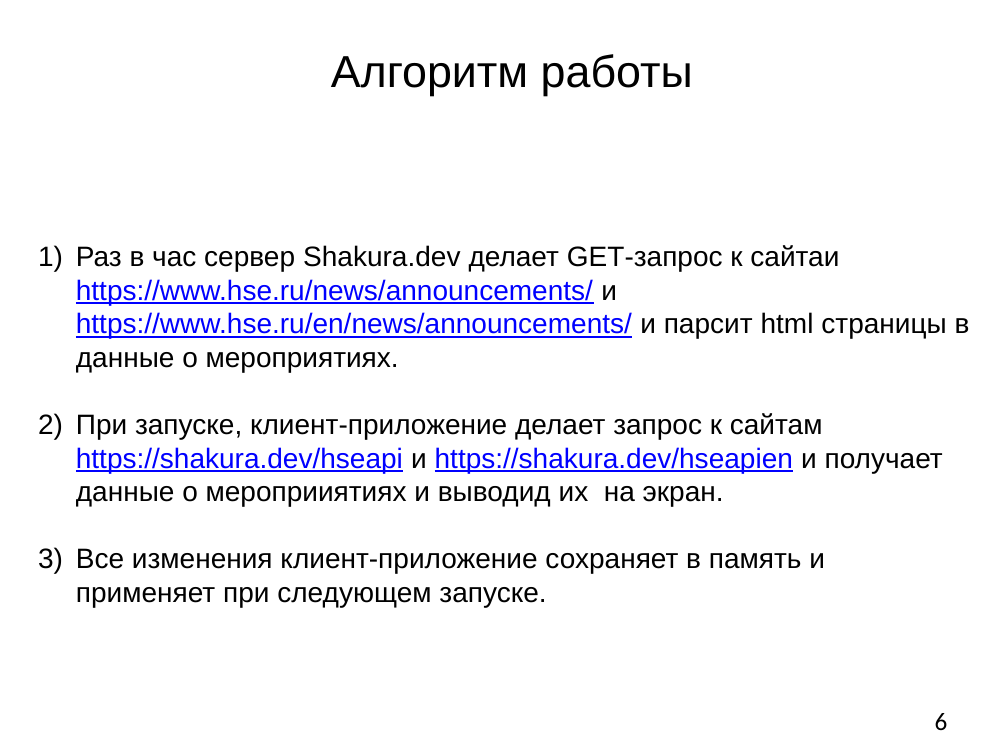
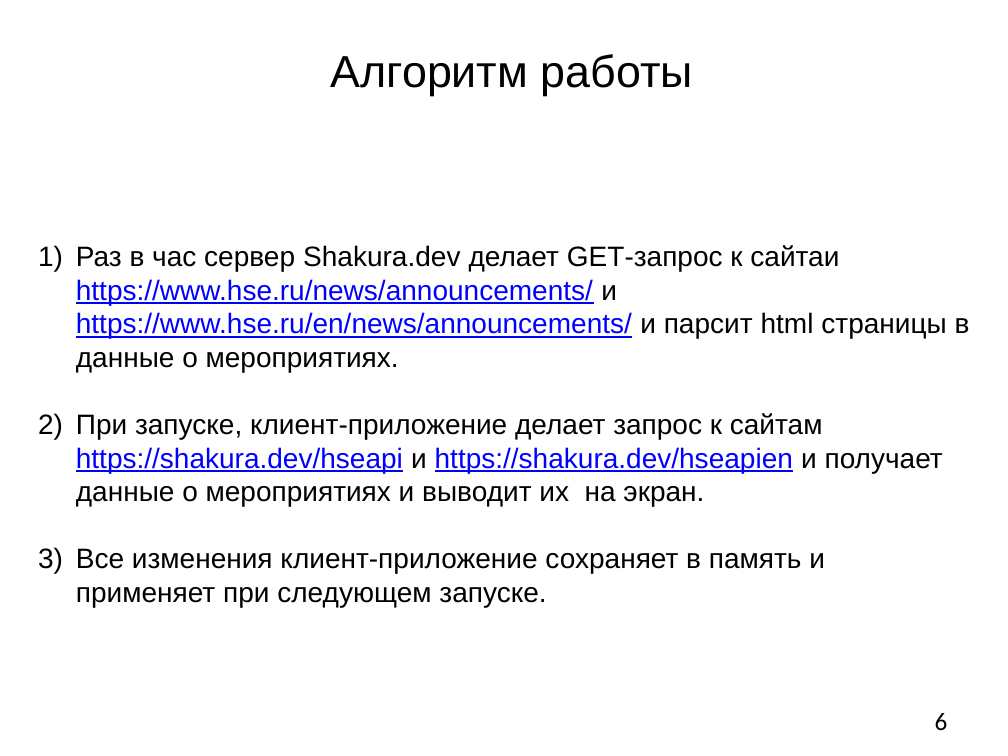
Before and after one commit to M2000h/HSE-APP, a slide deck: slide 6 of Презентация.pptx. Drawn at 1008x756 pixels with LibreOffice and Linux fonts; fonts in the diff are those of the drawing; background and template pictures are left out. Boxes give left, top, right and bottom in pixels: in the first picture for what was removed or moved away, otherwise in the second. Text is boxed around its words. In the diff, an @@ line names an element or a change of style, - is before the commit and + after.

```diff
--- a/Презентация.pptx
+++ b/Презентация.pptx
@@ text at bbox=[76, 413, 943, 506]: text changed @@
-2) При запуске, клиент-приложение делает запрос к сайтам https://shakura.dev/hseapi и https://shakura.dev/hseapien и получает данные о мероприиятиях и выводид их на экран.
+2) При запуске, клиент-приложение делает запрос к сайтам https://shakura.dev/hseapi и https://shakura.dev/hseapien и получает данные о мероприятиях и выводит их на экран.
```
Also in this commit, not shown: 1 other file.
